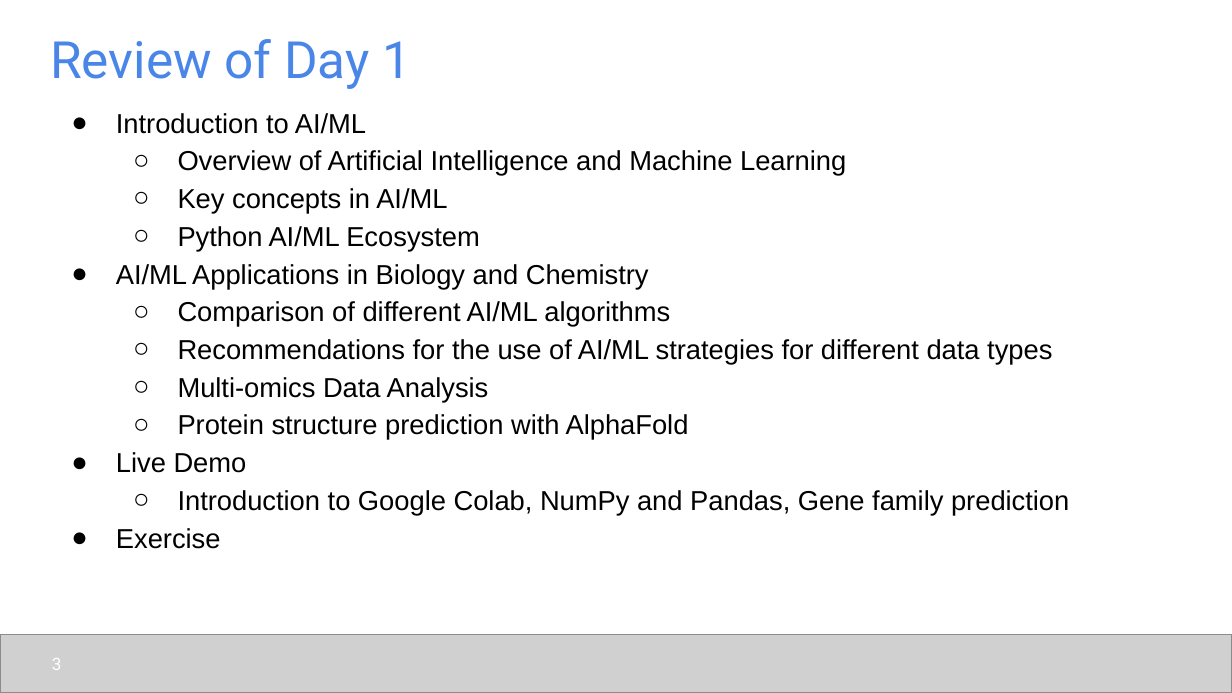
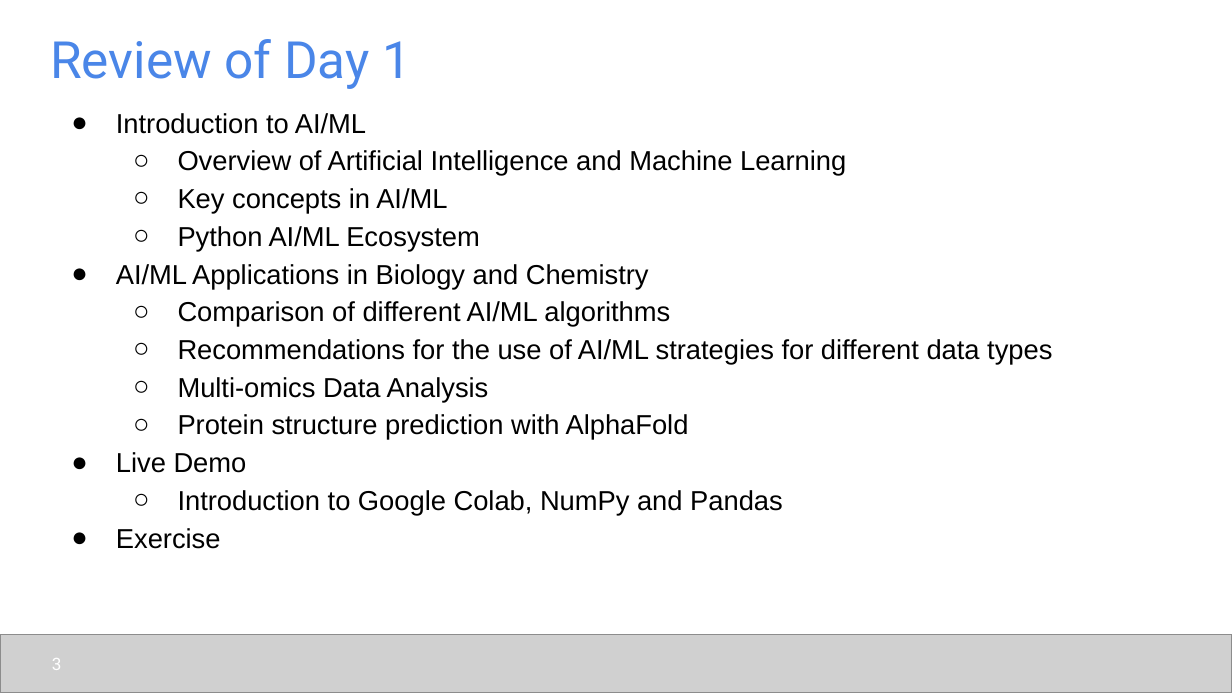
Before and after one commit to udel-cbcb/al_ml_workshop, a slide deck: slide 3 of Day_2/Lectures/Day_2_Lecture_1_Data_Collection_Data_Preparation.pptx. Drawn at 1232x693 pixels with LibreOffice and Linux fonts; fonts in the diff are those of the drawing; grey boxes stand for pictures. Boxes give left, top, right and bottom in pixels: in the first picture for what was removed or moved away, otherwise in the second. Text is boxed around its words. In the diff, an @@ line names an element or a change of style, - is before the commit and + after.

Commit message:
update day 2 contents after review

```diff
--- a/Day_2/Lectures/Day_2_Lecture_1_Data_Collection_Data_Preparation.pptx
+++ b/Day_2/Lectures/Day_2_Lecture_1_Data_Collection_Data_Preparation.pptx
@@ text at bbox=[178, 490, 783, 516]: text changed @@
-  ○ Introduction to Google Colab, NumPy and Pandas, Gene family prediction
+  ○ Introduction to Google Colab, NumPy and Pandas
```
Also in this commit, not shown: 2 other slides changed, 5 other files.
